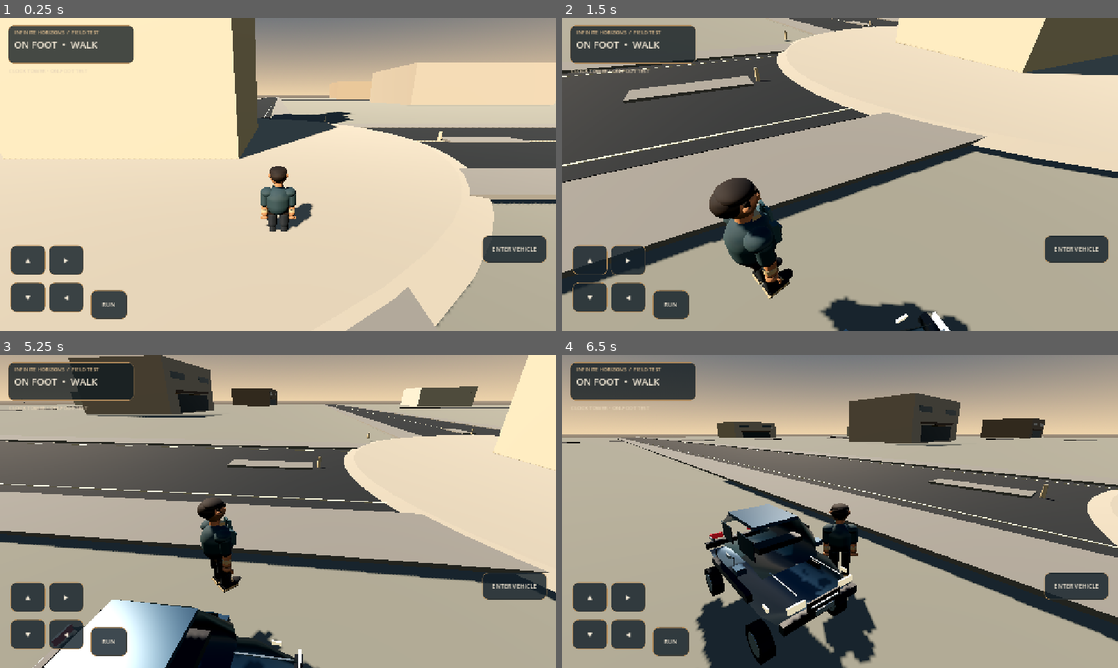
Above: before the commit, frames 1-4 (two rows, left to right).
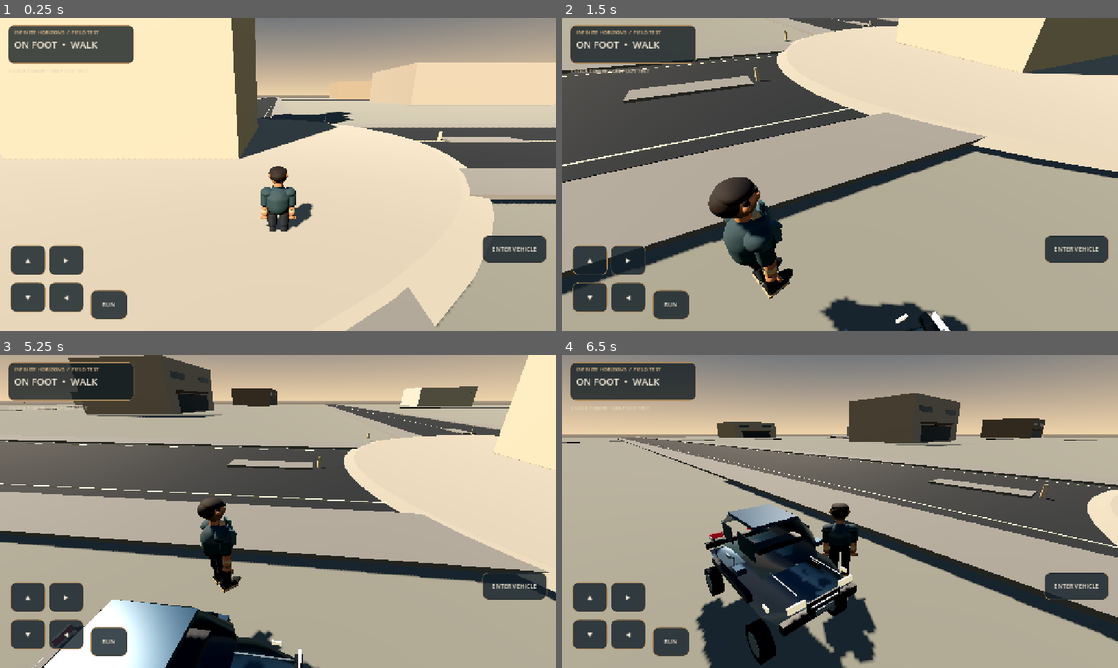
Above: after the commit, the same moments.

Repository: strideproject77-lgtm/Hill-Climb
Game: Godot game, scene res://scenes/main.tscn
Two runs of this game, one before a commit and one after it. Both use one fixed random seed, a clock stepped at 60 frames per second and the inputs below.
Inputs (mouse positions are in pixels of both pictures, inside the frame that each line leads up to):
- Up to frame 1 (0.25 s): no input
- Up to frame 2 (1.5 s): click "ENTER VEHICLE" at 0.5 s; tap Enter at 1.25 s; move the mouse to (962, 158) at 1.27 s; hold Right from 1.28 s (still down); tap E at 1.35 s; click (962, 158) at 1.42 s
- Up to frame 3 (5.25 s): release Right at 2 s; click "ENTER VEHICLE" at 2 s; drag from (166, 527) to (250, 574) at 2.77 s; click "ACCELERATE" at 3.5 s; click "BRAKE" at 4.25 s; move the mouse to (333, 442) at 5.02 s; hold Right from 5.03 s (still down); tap E at 5.1 s
- Up to frame 4 (6.5 s): release Right at 5.75 s; drag from (812, 574) to (673, 464) at 5.77 s

The runs differ from the first frame. In frame 1, less than 0.1% of the frame differs, in the area x 48-52%, y 47-66%; in frame 2, 0.2%, in the area x 26-42%, y 50-90%; in frame 3, less than 0.1%; in frame 4, 0.1%.

Commit message:
Polish character turning, acceleration and idle transitions

Diff:
--- a/game/scripts/player_character.gd
+++ b/game/scripts/player_character.gd
@@ -20,6 +20,11 @@
 var anim_clock := 0.0
 var moving_amount := 0.0
 var grounded_amount := 1.0
+var movement_intent_world := Vector3.ZERO
+var turn_intensity := 0.0
+var locomotion_accel := 0.0
+var previous_horizontal_velocity := Vector3.ZERO
+var idle_clock := 0.0
 
 func _ready() -> void:
 	name = "PlayerCharacter"
@@ -51,15 +56,29 @@
 	right.y = 0.0
 	right = right.normalized()
 	var world_direction := (right * direction.x + forward * -direction.z).normalized()
-	velocity.x = move_toward(velocity.x, world_direction.x * speed, delta * 18.0)
-	velocity.z = move_toward(velocity.z, world_direction.z * speed, delta * 18.0)
+	movement_intent_world = world_direction
+	var target_horizontal := Vector3(world_direction.x * speed, 0.0, world_direction.z * speed)
+	var before_horizontal := Vector3(velocity.x, 0.0, velocity.z)
+	velocity.x = move_toward(velocity.x, target_horizontal.x, delta * 18.0)
+	velocity.z = move_toward(velocity.z, target_horizontal.z, delta * 18.0)
+	var after_horizontal := Vector3(velocity.x, 0.0, velocity.z)
+	var acceleration_delta := (after_horizontal - previous_horizontal_velocity).length() / maxf(delta, 0.001)
+	locomotion_accel = move_toward(locomotion_accel, clampf(acceleration_delta / 18.0, 0.0, 1.0), delta * 7.0)
+	previous_horizontal_velocity = after_horizontal
+	if before_horizontal.length() > 0.25 and world_direction.length() > 0.08:
+		var cross_y := before_horizontal.normalized().cross(world_direction).y
+		turn_intensity = move_toward(turn_intensity, clampf(cross_y * 2.2, -1.0, 1.0), delta * 5.0)
+	else:
+		turn_intensity = move_toward(turn_intensity, 0.0, delta * 3.5)
 	if not is_on_floor():
 		velocity.y -= gravity * delta
 	else:
 		velocity.y = -0.25
 	if world_direction.length() > 0.08:
 		rotation.y = lerp_angle(rotation.y, atan2(-world_direction.x, -world_direction.z), 1.0 - exp(-delta * 11.0))
-	moving_amount = move_toward(moving_amount, 1.0 if world_direction.length() > 0.08 else 0.0, delta * 5.0)
+	moving_amount = move_toward(moving_amount, 1.0 if after_horizontal.length() > 0.35 else 0.0, delta * (7.0 if world_direction.length() > 0.08 else 4.0))
+	if moving_amount < 0.02:
+		idle_clock += delta
 	move_and_slide()
 	grounded_amount = move_toward(grounded_amount, 1.0 if is_on_floor() else 0.0, delta * 8.0)
 	_animate_character(delta)
@@ -310,6 +329,8 @@
 	var run_blend := 1.0 if (sprinting or Input.is_key_pressed(KEY_SHIFT)) and horizontal_speed > walk_speed * 0.72 else 0.0
 	var speed_ratio := clampf(horizontal_speed / maxf(run_speed, 0.01), 0.0, 1.0)
 	var active_gait := moving_amount * grounded_amount
+	var start_stop_weight := clampf(locomotion_accel, 0.0, 1.0) * active_gait
+	var turn_weight := turn_intensity * active_gait
 	var cadence := lerpf(6.2, 9.4, run_blend) * lerpf(0.55, 1.0, speed_ratio)
 	anim_clock += delta * cadence
 	var gait := sin(anim_clock)
@@ -349,9 +370,12 @@
 	if right_elbow:
 		right_elbow.rotation.x = -0.12 - opposite_knee_bend * 0.30
 	if visual_root:
-		var turn_amount := clampf(move_axis.x, -1.0, 1.0)
-		visual_root.position.y = absf(gait) * lerpf(0.012, 0.035, run_blend) * active_gait
-		visual_root.rotation.z = lerpf(0.018, 0.045, run_blend) * turn_amount * active_gait
+		var idle_sway := sin(idle_clock * 1.15) * 0.006 * (1.0 - active_gait)
+		var turn_lean := -turn_weight * lerpf(0.025, 0.055, run_blend)
+		var start_pitch := -start_stop_weight * 0.035
+		visual_root.position.y = absf(gait) * lerpf(0.012, 0.035, run_blend) * active_gait + idle_sway
+		visual_root.rotation.z = turn_lean + idle_sway * 0.35
+		visual_root.rotation.x = start_pitch
 		visual_root.rotation.y = sin(anim_clock * 0.5) * 0.025 * active_gait
-		var breath := 1.0 + sin(anim_clock * 1.7) * 0.003
+		var breath := 1.0 + sin(idle_clock * 1.7) * 0.003 * (1.0 - active_gait)
 		visual_root.scale = Vector3(1.0, breath, 1.0)
